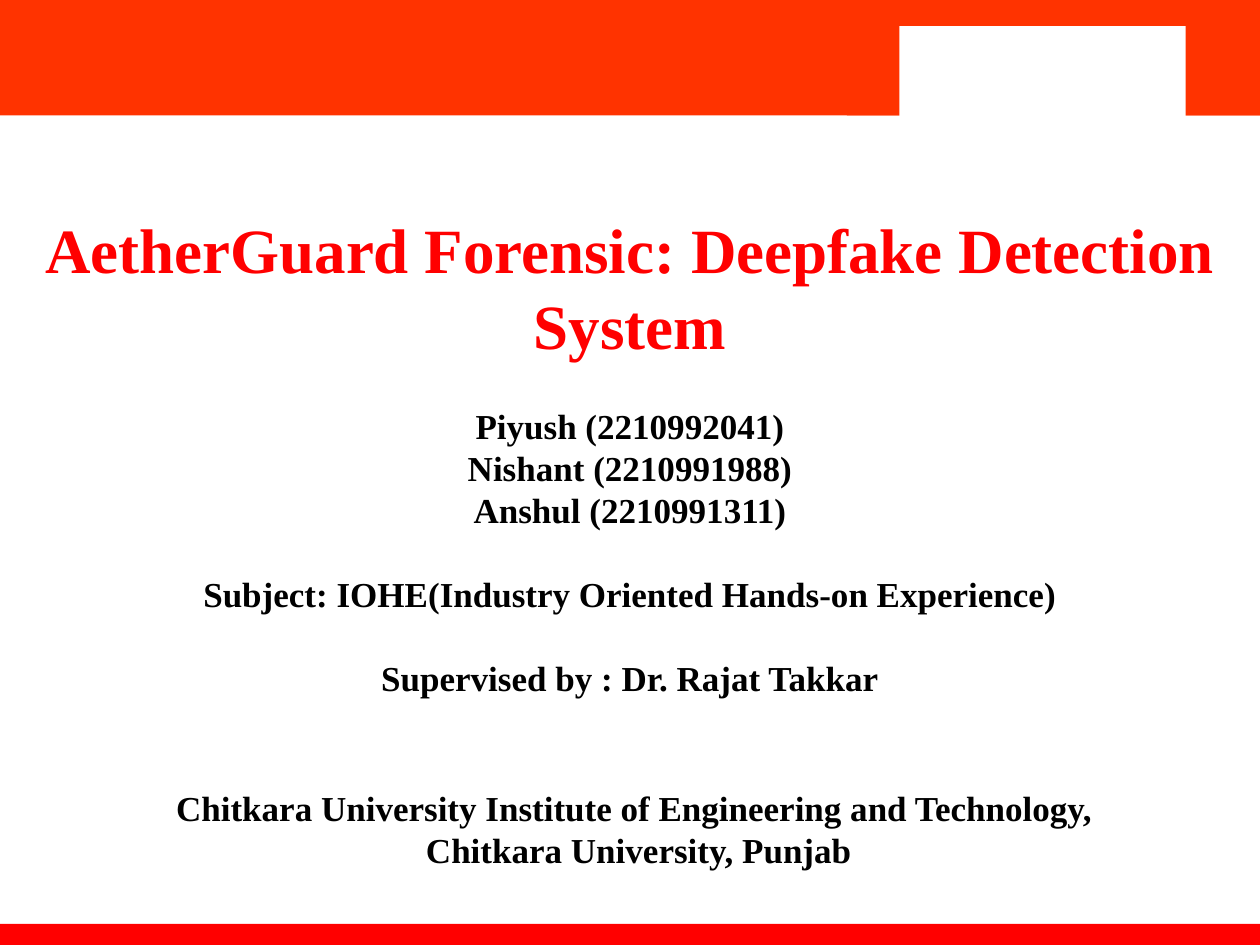
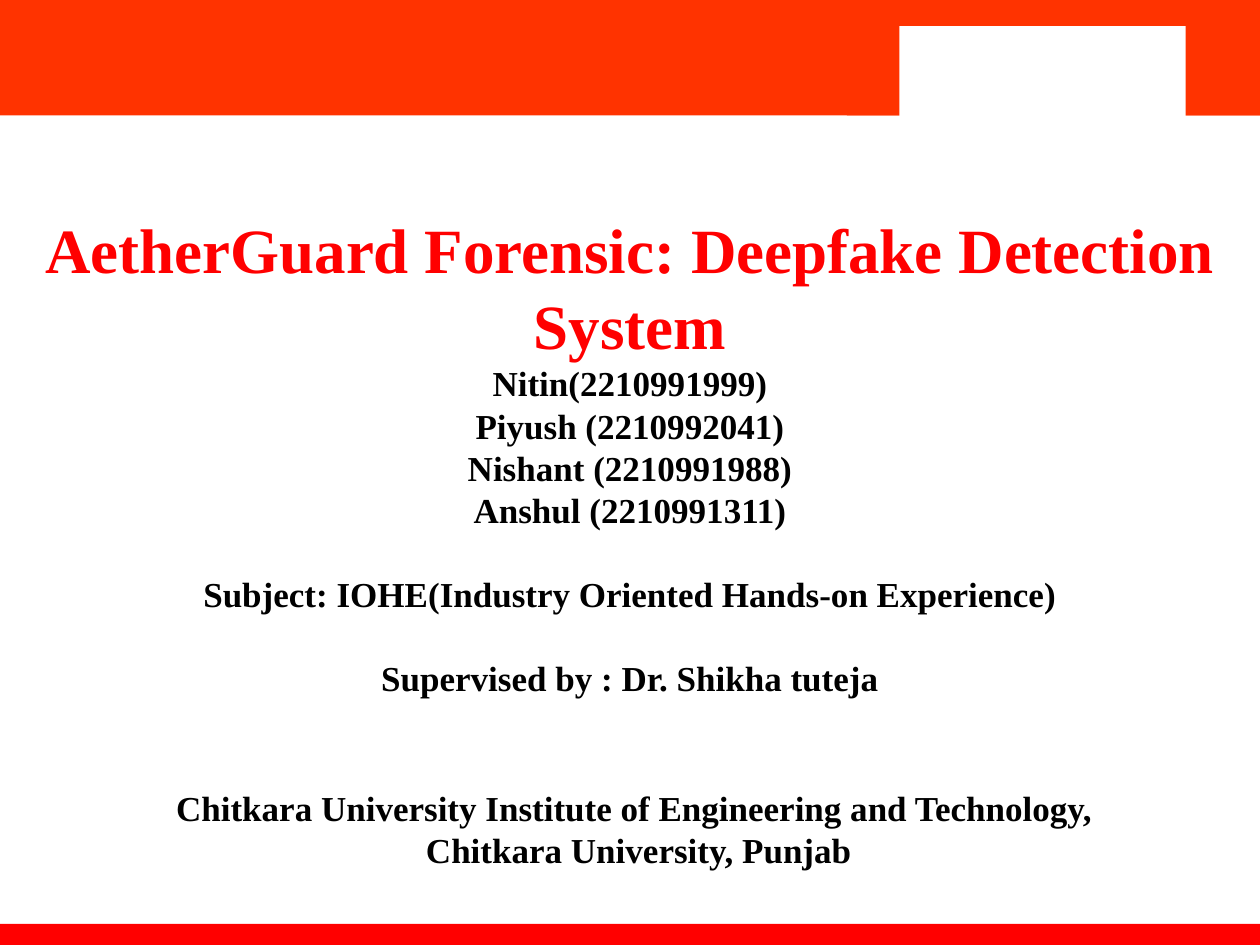
Before and after one commit to NITIN200417/AetherGuard-Forensi-2210991999-2210991988-2210992041-2210991311, a slide deck: slide 1 of AetherGuard(2210991999, 2210991988, 2210992041, 2210991311)/reports/AetherGuard_Forensic_PPT.pptx. Drawn at 1260x945 pixels with LibreOffice and Linux fonts; fonts in the diff are those of the drawing; background and template pictures are left out. Boxes give left, top, right and bottom in pixels: in the first picture for what was removed or moved away, otherwise in the second. Text is boxed around its words. In the diff, an @@ line names an element or a change of style, - is before the commit and + after.

```diff
--- a/AetherGuard(2210991999, 2210991988, 2210992041, 2210991311)/reports/AetherGuard_Forensic_PPT.pptx
+++ b/AetherGuard(2210991999, 2210991988, 2210992041, 2210991311)/reports/AetherGuard_Forensic_PPT.pptx
@@ text at bbox=[493, 371, 767, 404]: paragraph added @@
+Nitin(2210991999)
@@ text at bbox=[381, 666, 879, 698]: text changed @@
-Supervised by : Dr. Rajat Takkar
+Supervised by : Dr. Shikha tuteja
```
